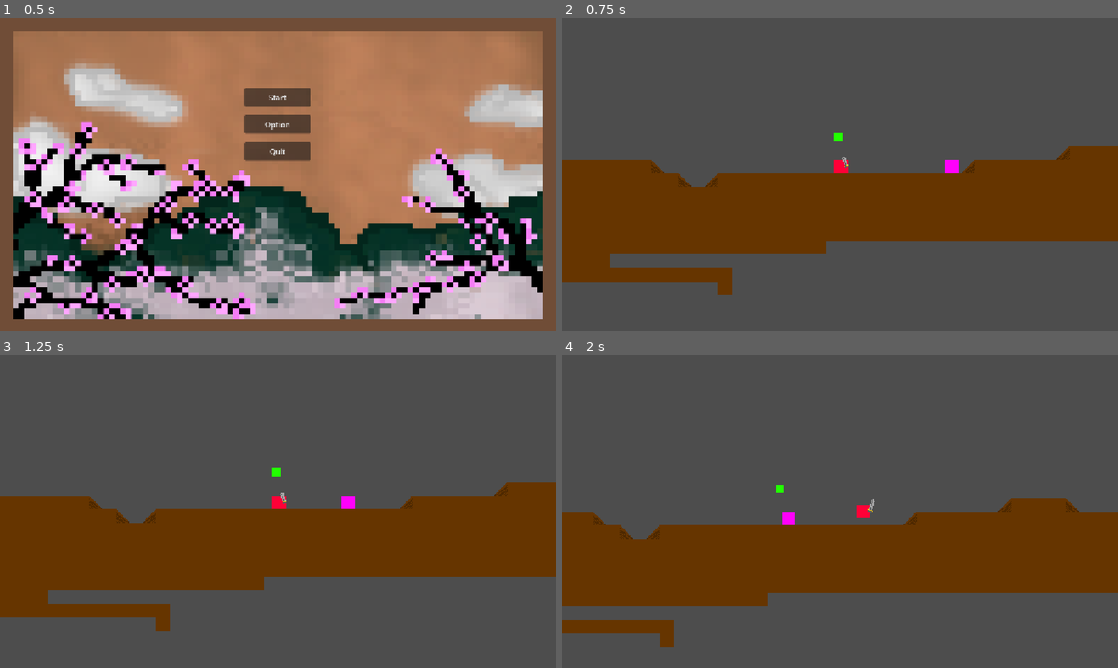
Above: before the commit, frames 1-4 (two rows, left to right).
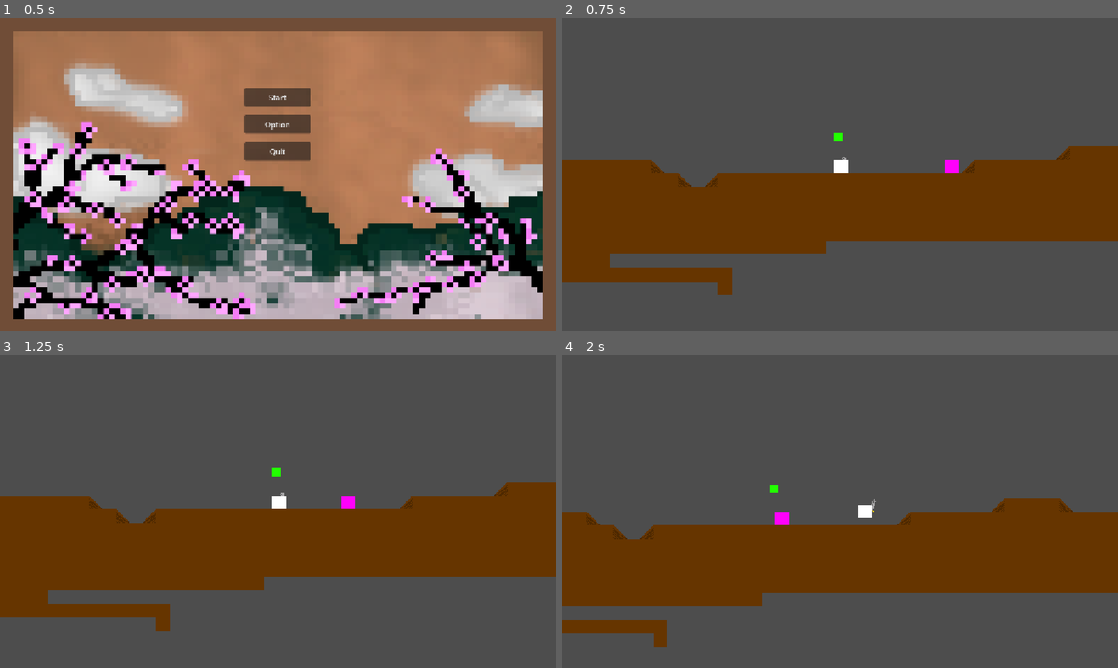
Above: after the commit, the same moments.

Repository: battlecatslover11/13EOYP-Game
Game: Godot game, scene res://MenuAssets/Title_Screen.tscn
Same seed, same stepped clock (60 frames per second), same inputs: the game is played once before the commit and once after it.
Inputs:
- Up to frame 1 (0.5 s): no input
- Up to frame 2 (0.75 s): click "Start" at 0.5 s
- Up to frame 3 (1.25 s): no input
- Up to frame 4 (2 s): hold Right (right) from 1.28 s (still down); tap X (attack) at 1.35 s; tap Up (jump) at 1.52 s

Frame 1 is identical in both runs. In frame 2, 0.1% of the frame differs, in the area x 48-52%, y 45-50%; in frame 3, 0.1%; in frame 4, 0.9%, in the area x 4-93%, y 41-94%.

Commit message:
added some sprite and player taking damage

Diff:
--- a/Components/health.gd
+++ /dev/null
@@ -1,8 +0,0 @@
-class_name Health
-extends Node
-
-signal health_changed(diff: int)
-signal health_depleted
-
-@export var max_health:int = 3
-@onready var health:int = max_health
--- a/EnemyAssets/Swordman_Enemy.tscn
+++ b/EnemyAssets/Swordman_Enemy.tscn
@@ -3,10 +3,7 @@
 [ext_resource type="Texture2D" uid="uid://c80sfudck02y3" path="res://EnemyAssets/placeholder enemy.png" id="1_1d362"]
 [ext_resource type="Script" uid="uid://d0bncn4k42xwf" path="res://EnemyAssets/swordman_enemy.gd" id="1_gfhjj"]
 
-[sub_resource type="RectangleShape2D" id="RectangleShape2D_vpnsq"]
-size = Vector2(14, 14)
-
-[sub_resource type="SpriteFrames" id="SpriteFrames_vpnsq"]
+[sub_resource type="SpriteFrames" id="SpriteFrames_q30hd"]
 animations = [{
 "frames": [{
 "duration": 1.0,
@@ -17,17 +14,22 @@
 "speed": 5.0
 }]
 
-[node name="Enemy" type="CharacterBody2D" unique_id=1059502171]
+[sub_resource type="RectangleShape2D" id="RectangleShape2D_q30hd"]
+size = Vector2(18, 18)
+
+[node name="Enemy" type="AnimatedSprite2D" unique_id=528609356]
+sprite_frames = SubResource("SpriteFrames_q30hd")
 script = ExtResource("1_gfhjj")
-
-[node name="CollisionShape2D" type="CollisionShape2D" parent="." unique_id=119432760]
-shape = SubResource("RectangleShape2D_vpnsq")
-
-[node name="AnimatedSprite2D" type="AnimatedSprite2D" parent="." unique_id=1875400361]
-sprite_frames = SubResource("SpriteFrames_vpnsq")
 
 [node name="RayCastRight" type="RayCast2D" parent="." unique_id=1269014527]
 target_position = Vector2(10, 0)
 
 [node name="RayCastLeft" type="RayCast2D" parent="." unique_id=1575354581]
 target_position = Vector2(-10, 0)
+
+[node name="hurtbox" type="Area2D" parent="." unique_id=591508521]
+
+[node name="CollisionShape2D" type="CollisionShape2D" parent="hurtbox" unique_id=1270408558]
+shape = SubResource("RectangleShape2D_q30hd")
+
+[connection signal="area_entered" from="hurtbox" to="." method="_on_hurtbox_area_entered"]
--- a/EnemyAssets/swordman_enemy.gd
+++ b/EnemyAssets/swordman_enemy.gd
@@ -13,3 +13,7 @@
 		direction = 1
 
 	position.x += direction * SPEED * delta
+
+func _on_hurtbox_area_entered(area):
+	if area == $hurtbox: return
+	print("hit")
--- a/Main_Scene.tscn
+++ b/Main_Scene.tscn
@@ -6,6 +6,7 @@
 [ext_resource type="Texture2D" uid="uid://kcyqn0apcj5d" path="res://BlockAssets/placeholder slope 2.png" id="3_5yw3w"]
 [ext_resource type="PackedScene" uid="uid://c2ix3082ubx1p" path="res://EnemyAssets/Swordman_Enemy.tscn" id="5_qtktj"]
 [ext_resource type="PackedScene" uid="uid://6r0wsqwwbioy" path="res://ItemAssets/Collectible_Healing.tscn" id="6_654x7"]
+[ext_resource type="Script" uid="uid://itniayep3te4" path="res://Scripts/health_bar.gd" id="7_lhke2"]
 
 [sub_resource type="TileSetAtlasSource" id="TileSetAtlasSource_7fr83"]
 texture = ExtResource("1_8sucx")
@@ -59,3 +60,13 @@
 [node name="CollisionShape2D" type="CollisionShape2D" parent="Collisions" unique_id=1549076113]
 position = Vector2(-394, -88)
 shape = SubResource("RectangleShape2D_vpnsq")
+
+[node name="CanvasLayer" type="CanvasLayer" parent="." unique_id=945477268]
+
+[node name="ProgressBar" type="ProgressBar" parent="CanvasLayer" unique_id=969284496]
+offset_left = -318.0
+offset_top = -175.0
+offset_right = -220.0
+offset_bottom = -148.0
+value = 100.0
+script = ExtResource("7_lhke2")
--- a/PlayerAssets/Player.tscn
+++ b/PlayerAssets/Player.tscn
@@ -110,6 +110,9 @@
 [sub_resource type="RectangleShape2D" id="RectangleShape2D_kne1u"]
 size = Vector2(16, 16)
 
+[sub_resource type="RectangleShape2D" id="RectangleShape2D_vpnsq"]
+size = Vector2(16, 16)
+
 [node name="Player" type="CharacterBody2D" unique_id=965177333]
 script = ExtResource("1_kpjcp")
 
@@ -129,6 +132,13 @@
 [node name="AnimationPlayer" type="AnimationPlayer" parent="AnimatedSprite2D/Sword" unique_id=187767057]
 libraries/ = SubResource("AnimationLibrary_vypit")
 
+[node name="ColorRect" type="ColorRect" parent="AnimatedSprite2D" unique_id=1219432511]
+clip_children = 2
+offset_left = -8.0
+offset_top = -8.0
+offset_right = 8.0
+offset_bottom = 8.0
+
 [node name="CollisionShape2D" type="CollisionShape2D" parent="." unique_id=155710697]
 position = Vector2(1, -15)
 shape = SubResource("RectangleShape2D_kne1u")
@@ -146,6 +156,13 @@
 [node name="DashTimer2" type="Timer" parent="." unique_id=830608247]
 wait_time = 0.4
 
+[node name="hurtbox" type="Area2D" parent="." unique_id=2049846086]
+
+[node name="CollisionShape2D" type="CollisionShape2D" parent="hurtbox" unique_id=1193169574]
+position = Vector2(1, -15)
+shape = SubResource("RectangleShape2D_vpnsq")
+
 [connection signal="animation_finished" from="AnimatedSprite2D/Sword/AnimationPlayer" to="." method="_on_animation_player_animation_finished"]
 [connection signal="timeout" from="DashTimer" to="." method="_on_dash_timer_timeout"]
 [connection signal="timeout" from="DashTimer2" to="." method="_on_dash_timer_2_timeout"]
+[connection signal="area_entered" from="hurtbox" to="." method="_on_hurtbox_area_entered"]
--- /dev/null
+++ b/Scripts/health_bar.gd
@@ -0,0 +1,9 @@
+extends ProgressBar
+
+@export var player: Player
+
+func ready():
+	update()
+
+func update():
+	value = player.current_health * 10 / player.max_health
--- a/Scripts/player.gd
+++ b/Scripts/player.gd
@@ -1,4 +1,6 @@
 extends CharacterBody2D
+
+class_name Player
 
 @onready var CoyoteTimer = $CoyoteTimer
 @onready var JumpBufferTimer = $JumpBufferTimer
@@ -10,11 +12,13 @@
 var dash_buffer = true
 var dir: float = 0
 var dash_count = 1
-var player_health = 3
 var can_slash: bool = true
 @export var slash_time:float = 0.1
 @export var sword_return_time:float = 0.4
 @export var weapon_damage:float = 1
+@export var max_health = 3
+@onready var current_health:int = max_health
+
 
 var wallcontact_coyote: float = 0.0
 const wallcontact_coyotetime: float = 0.2
@@ -102,3 +106,10 @@
 		$AnimatedSprite2D/Sword/AnimationPlayer.play("Sword_Return")
 	else:
 		can_slash = true
+
+func _on_hurtbox_area_entered(area):
+	if area.name == "hurtbox":
+		current_health -= 1
+		if current_health < 0:
+			current_health = max_health
+		print (current_health)
Not shown, removed: Components/health.gd.uid
Renamed: PlayerAssets/HealthBar.png -> PlayerAssets/Health_Bar.png
Not shown, changed: PlayerAssets/Health_Bar.png.import
Not shown, added: Scripts/health_bar.gd.uid
